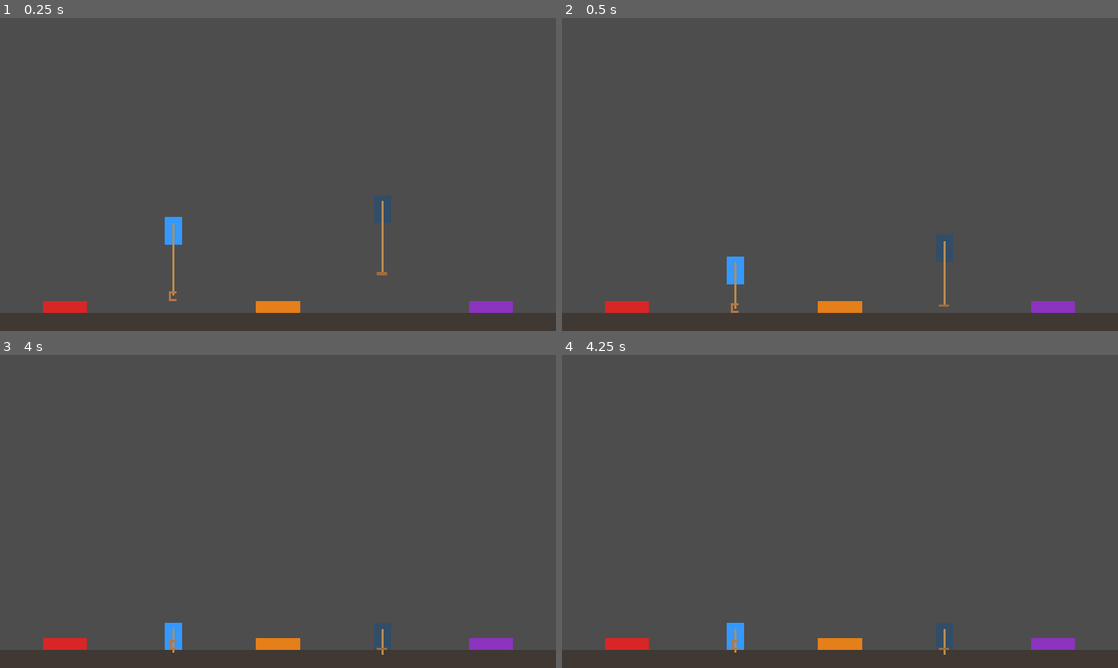
Above: before the commit, frames 1-4 (two rows, left to right).
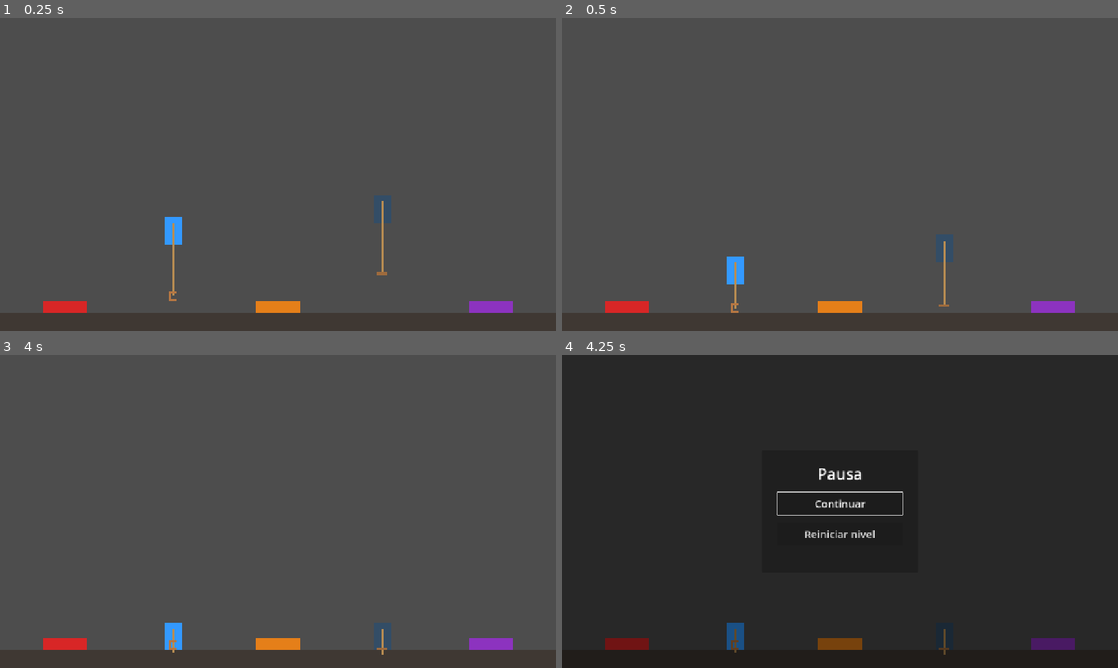
Above: after the commit, the same moments.

Repository: vittocher/emboque-de-a-dos
Game: Godot game, scene res://scenes/test_death.tscn
Same seed, same stepped clock (60 frames per second), same inputs: the game is played once before the commit and once after it. This scene is started directly instead of the project's main scene.
Inputs:
- Up to frame 1 (0.25 s): no input
- Up to frame 2 (0.5 s): no input
- Up to frame 3 (4 s): tap Enter at 1.25, 2.75 s; tap Space at 2, 3.5 s
- Up to frame 4 (4.25 s): tap Escape (ui_cancel) at 4.15 s

Frames 1-3 are identical in both runs. In frame 4, 100% of the frame differs, in the area x 0-100%, y 0-100%.

Commit message:
Add reusable pause menu scene and update test_death scene to include it

Diff:
--- a/scenes/test_death.tscn
+++ b/scenes/test_death.tscn
@@ -7,6 +7,7 @@
 [ext_resource type="PackedScene" path="res://scenes/player_death_zone.tscn" id="5_pdz"]
 [ext_resource type="PackedScene" path="res://scenes/emboque_death_zone.tscn" id="6_edz"]
 [ext_resource type="PackedScene" path="res://scenes/both_death_zone.tscn" id="7_bdz"]
+[ext_resource type="PackedScene" path="res://scenes/ui/pause_menu.tscn" id="8_pause"]
 
 [sub_resource type="RectangleShape2D" id="Shape_ground"]
 size = Vector2(1280, 40)
@@ -55,3 +56,5 @@
 
 [node name="BothDeathZone" parent="." instance=ExtResource("7_bdz")]
 position = Vector2(640, 665)
+
+[node name="PauseMenu" parent="." instance=ExtResource("8_pause")]
--- /dev/null
+++ b/scenes/ui/pause_menu.tscn
@@ -0,0 +1,61 @@
+[gd_scene load_steps=2 format=3]
+
+[ext_resource type="Script" path="res://scripts/pause_menu.gd" id="1_pause"]
+
+[node name="PauseMenu" type="CanvasLayer"]
+script = ExtResource("1_pause")
+
+[node name="PausePanel" type="Control" parent="."]
+layout_mode = 3
+anchors_preset = 15
+anchor_right = 1.0
+anchor_bottom = 1.0
+grow_horizontal = 2
+grow_vertical = 2
+
+[node name="Dimmer" type="ColorRect" parent="PausePanel"]
+layout_mode = 1
+anchors_preset = 15
+anchor_right = 1.0
+anchor_bottom = 1.0
+grow_horizontal = 2
+grow_vertical = 2
+color = Color(0, 0, 0, 0.48)
+
+[node name="Panel" type="Panel" parent="PausePanel"]
+layout_mode = 0
+offset_left = 460.0
+offset_top = 220.0
+offset_right = 820.0
+offset_bottom = 500.0
+
+[node name="VBox" type="VBoxContainer" parent="PausePanel/Panel"]
+layout_mode = 1
+anchors_preset = 15
+anchor_right = 1.0
+anchor_bottom = 1.0
+offset_left = 36.0
+offset_top = 28.0
+offset_right = -36.0
+offset_bottom = -28.0
+grow_horizontal = 2
+grow_vertical = 2
+theme_override_constants/separation = 18
+
+[node name="Title" type="Label" parent="PausePanel/Panel/VBox"]
+layout_mode = 2
+text = "Pausa"
+horizontal_alignment = 1
+theme_override_font_sizes/font_size = 36
+
+[node name="ContinueButton" type="Button" parent="PausePanel/Panel/VBox"]
+layout_mode = 2
+custom_minimum_size = Vector2(0, 52)
+text = "Continuar"
+theme_override_font_sizes/font_size = 24
+
+[node name="RestartButton" type="Button" parent="PausePanel/Panel/VBox"]
+layout_mode = 2
+custom_minimum_size = Vector2(0, 52)
+text = "Reiniciar nivel"
+theme_override_font_sizes/font_size = 24
Not shown: 1 places in scenes/test_death.tscn that only renumber resources
Not shown, changed: CLAUDE.md
